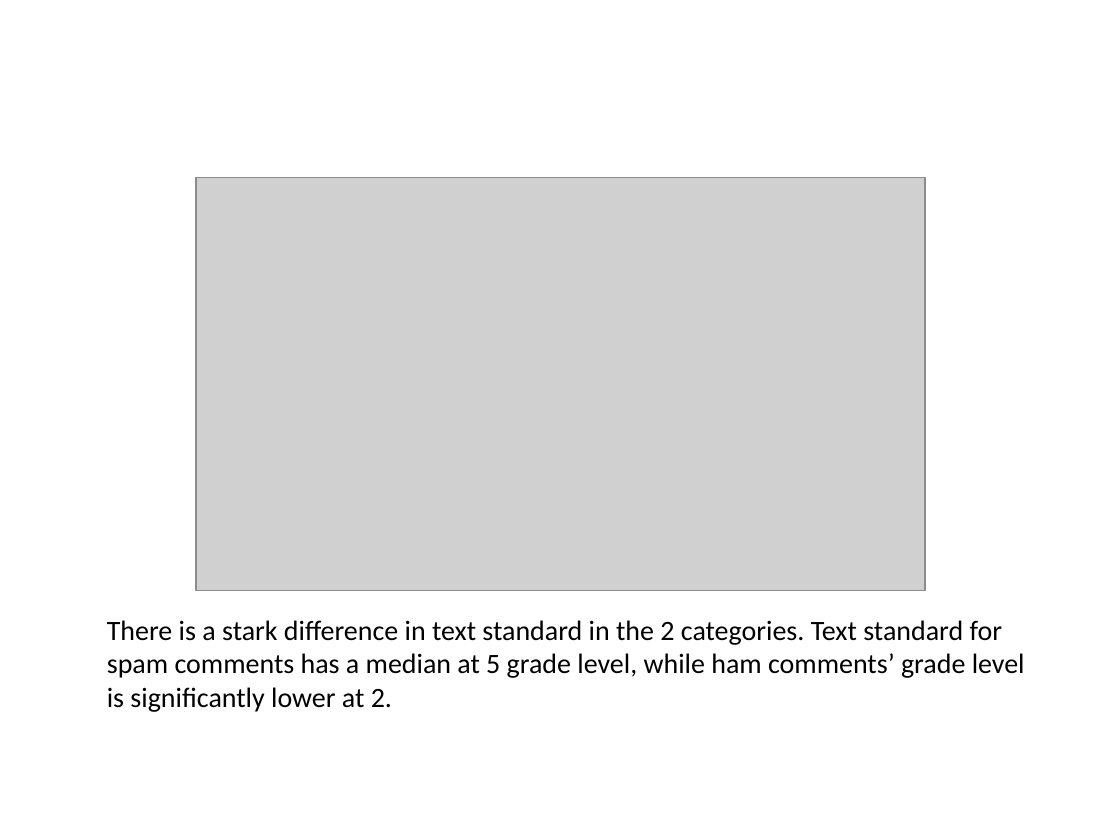
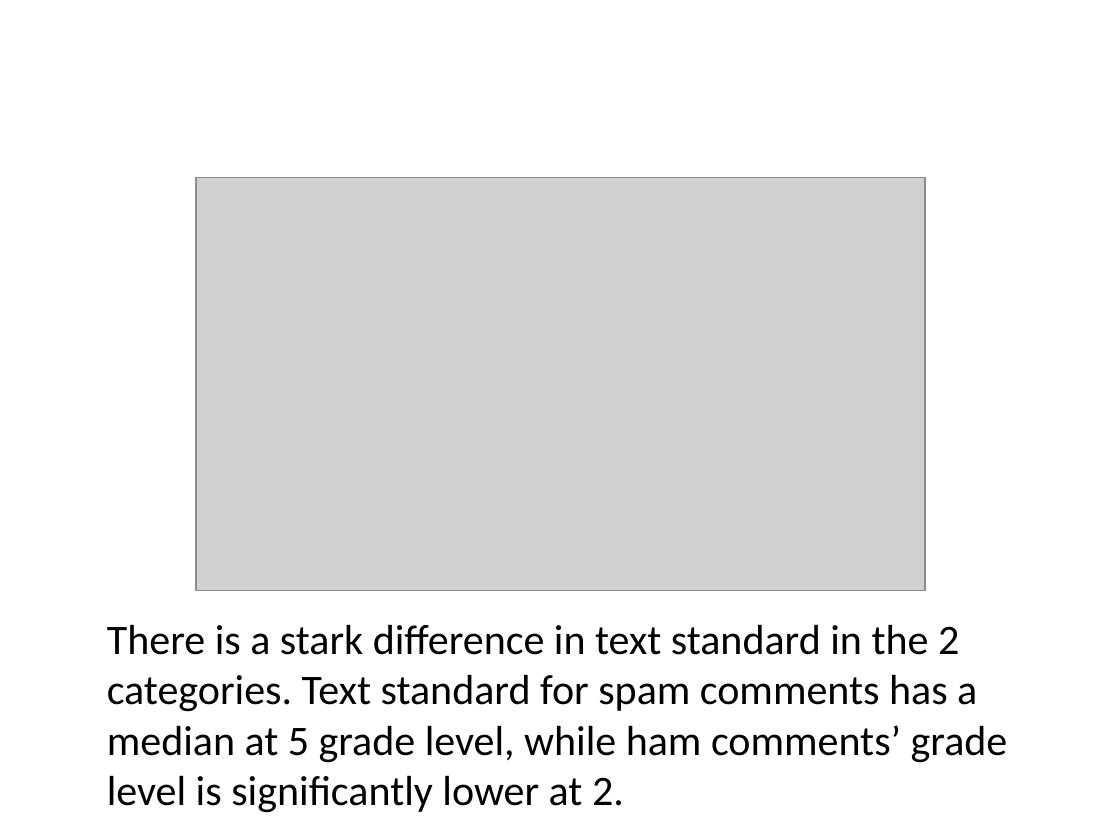
Before and after one commit to Preeti24/Youtube-comments, a slide deck: slide 8 of SlideDeck.pptx. Drawn at 1120x840 pixels with LibreOffice and Linux fonts; fonts in the diff are those of the drawing; grey boxes stand for pictures. Boxes give left, top, right and bottom in pixels: in the first picture for what was removed or moved away, otherwise in the second. Text is boxed around its words. In the diff, an @@ line names an element or a change of style, - is before the commit and + after.

```diff
--- a/SlideDeck.pptx
+++ b/SlideDeck.pptx
@@ text "There is a stark difference ..." at (107, 624, 1008, 813): size 18 to 27 pt @@
```
Also in this commit, not shown: 9 other slides changed.
